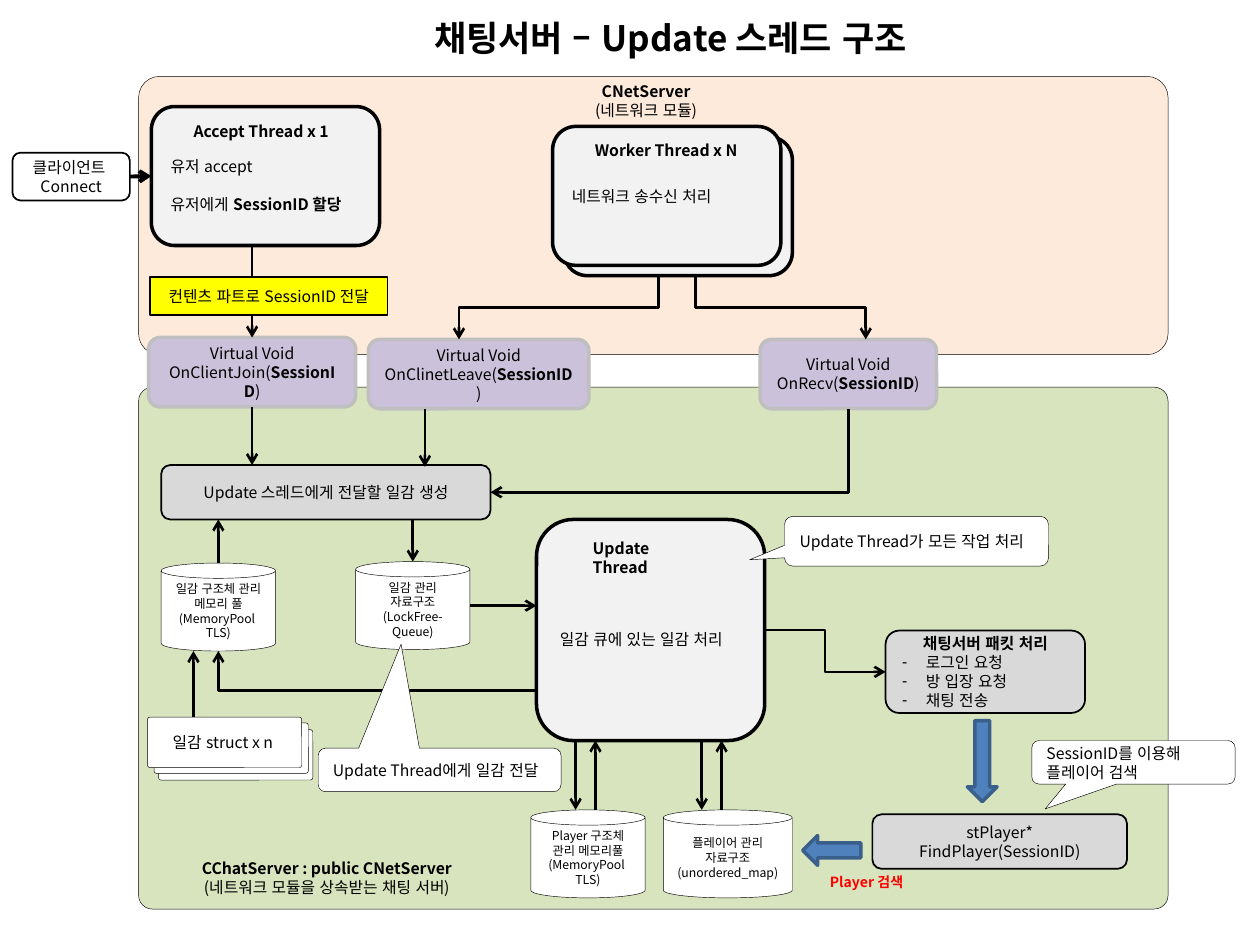
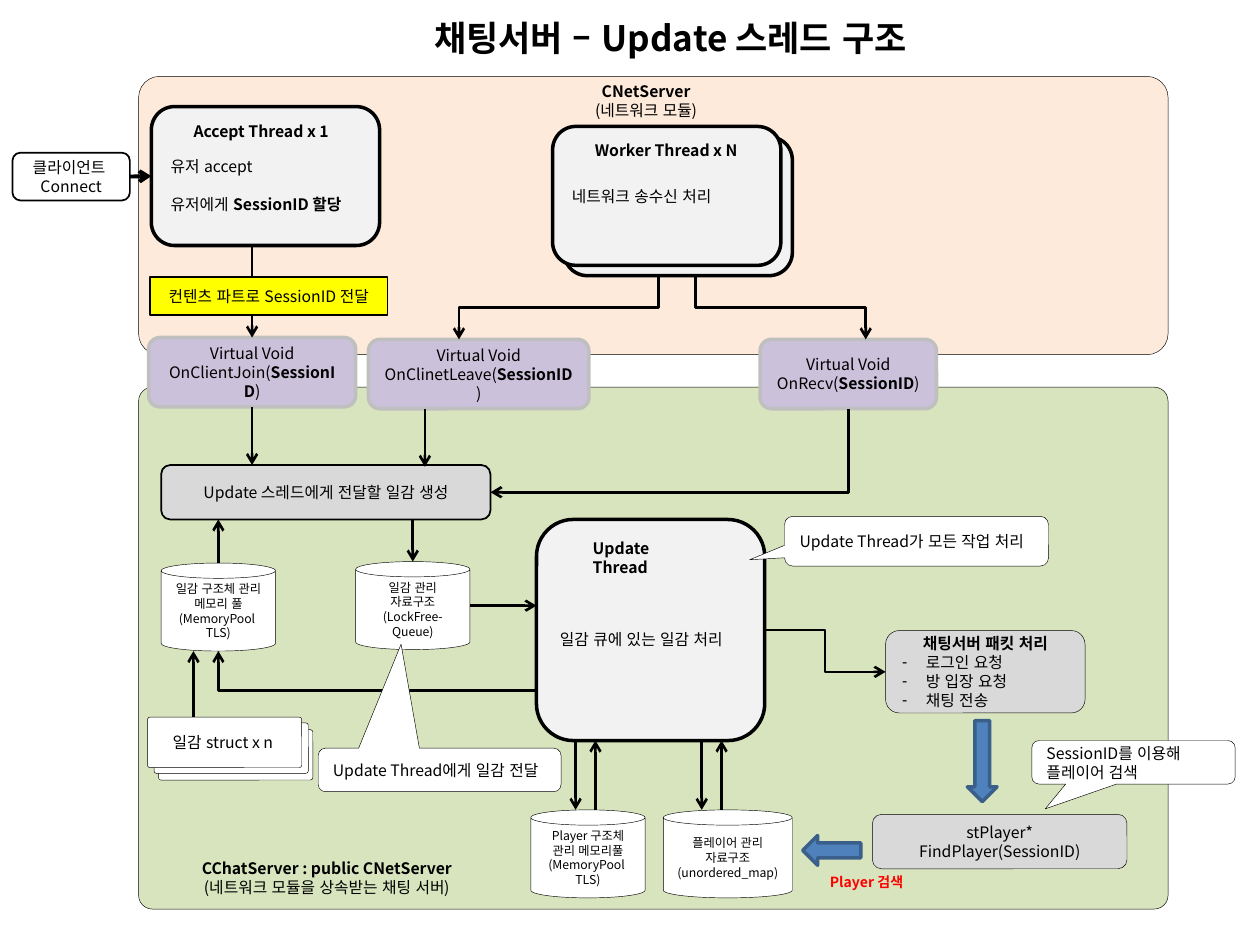
Before and after one commit to Buchen-Apple/MyCode, a slide deck: slide 16 of _포트폴리오/최종/포트폴리오_신버전_송진규.pptx. Drawn at 1260x945 pixels with LibreOffice and Linux fonts; fonts in the diff are those of the drawing. Boxes give left, top, right and bottom in pixels: in the first picture for what was removed or moved away, otherwise in the second. Text is boxed around its words. In the diff, an @@ line names an element or a change of style, - is before the commit and + after.

```diff
--- a/_포트폴리오/최종/포트폴리오_신버전_송진규.pptx
+++ b/_포트폴리오/최종/포트폴리오_신버전_송진규.pptx
@@ rounded rectangle "채팅서버 패킷 처리" at (886, 630, 1085, 712): outline #000000 1 pt to #000000 0.25 pt @@
@@ rounded rectangle "stPlayer* FindPlayer(SessionID)" at (872, 814, 1126, 868): outline #000000 1 pt to #000000 0.25 pt @@
```
Also in this commit, not shown: 9 other slides changed, 3 slides added, 1 slide removed, 30 other files.
